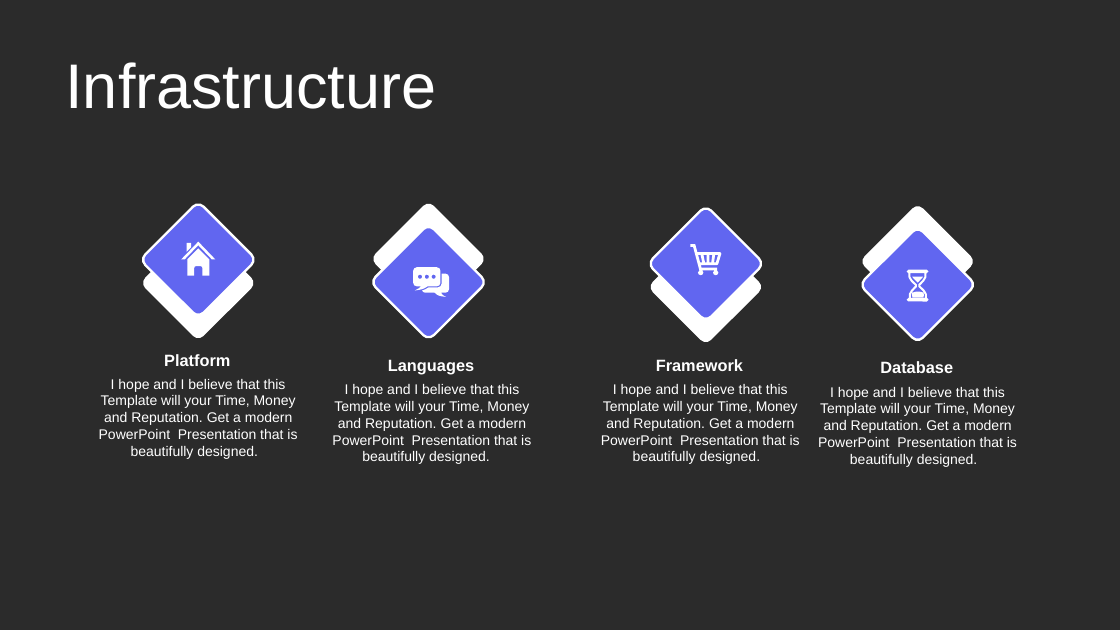
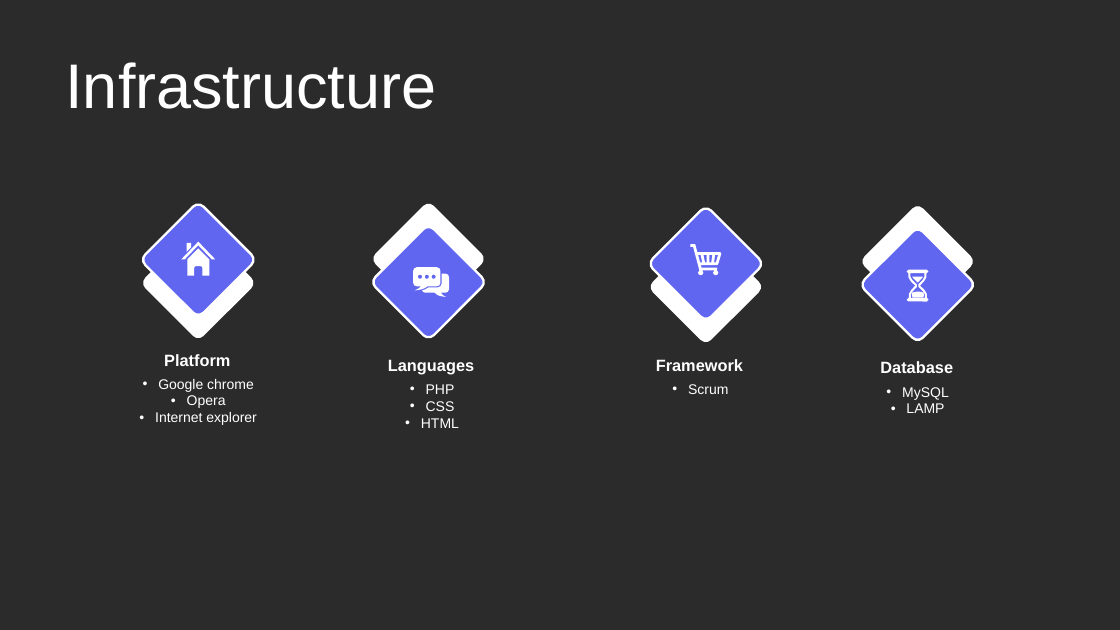
Before and after one commit to cen4010-s2019-g01/TeamProject, a slide deck: slide 6 of CritiqueCafe Project/M5PPT-WIP.pptx. Drawn at 1120x630 pixels with LibreOffice and Linux fonts; fonts in the diff are those of the drawing; background and template pictures are left out; a plain dark background stands for a picture behind light text. Boxes give left, top, right and bottom in pixels: in the first picture for what was removed or moved away, otherwise in the second. Text is boxed around its words. In the diff, an @@ line names an element or a change of style, - is before the commit and + after.

```diff
--- a/CritiqueCafe Project/M5PPT-WIP.pptx
+++ b/CritiqueCafe Project/M5PPT-WIP.pptx
@@ text at [155, 379, 256, 425]: text changed @@
-I hope and I believe that this Template will your Time, Money and Reputation. Get a modern PowerPoint Presentation that is beautifully designed.
+• Google chrome
+• Opera
+• Internet explorer
@@ text at [421, 384, 459, 428]: text changed @@
-I hope and I believe that this Template will your Time, Money and Reputation. Get a modern PowerPoint Presentation that is beautifully designed.
+• PHP
+• CSS
+• HTML
@@ text at [688, 384, 728, 394]: text changed @@
-I hope and I believe that this Template will your Time, Money and Reputation. Get a modern PowerPoint Presentation that is beautifully designed.
+• Scrum
@@ text at [902, 387, 949, 413]: text changed @@
-I hope and I believe that this Template will your Time, Money and Reputation. Get a modern PowerPoint Presentation that is beautifully designed.
+• MySQL
+• LAMP
```
Also in this commit, not shown: 4 other slides changed, 1 other file.
